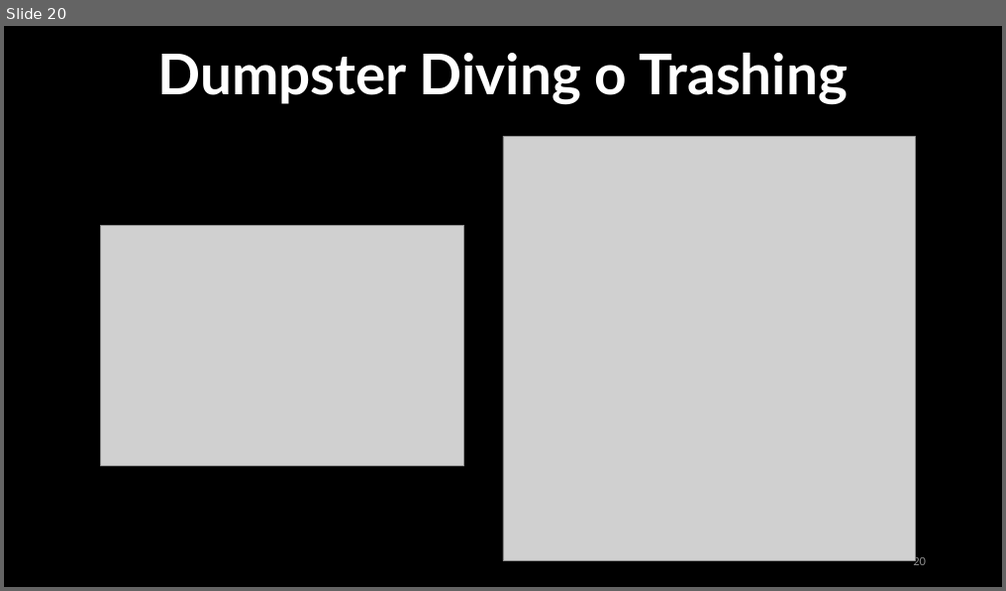
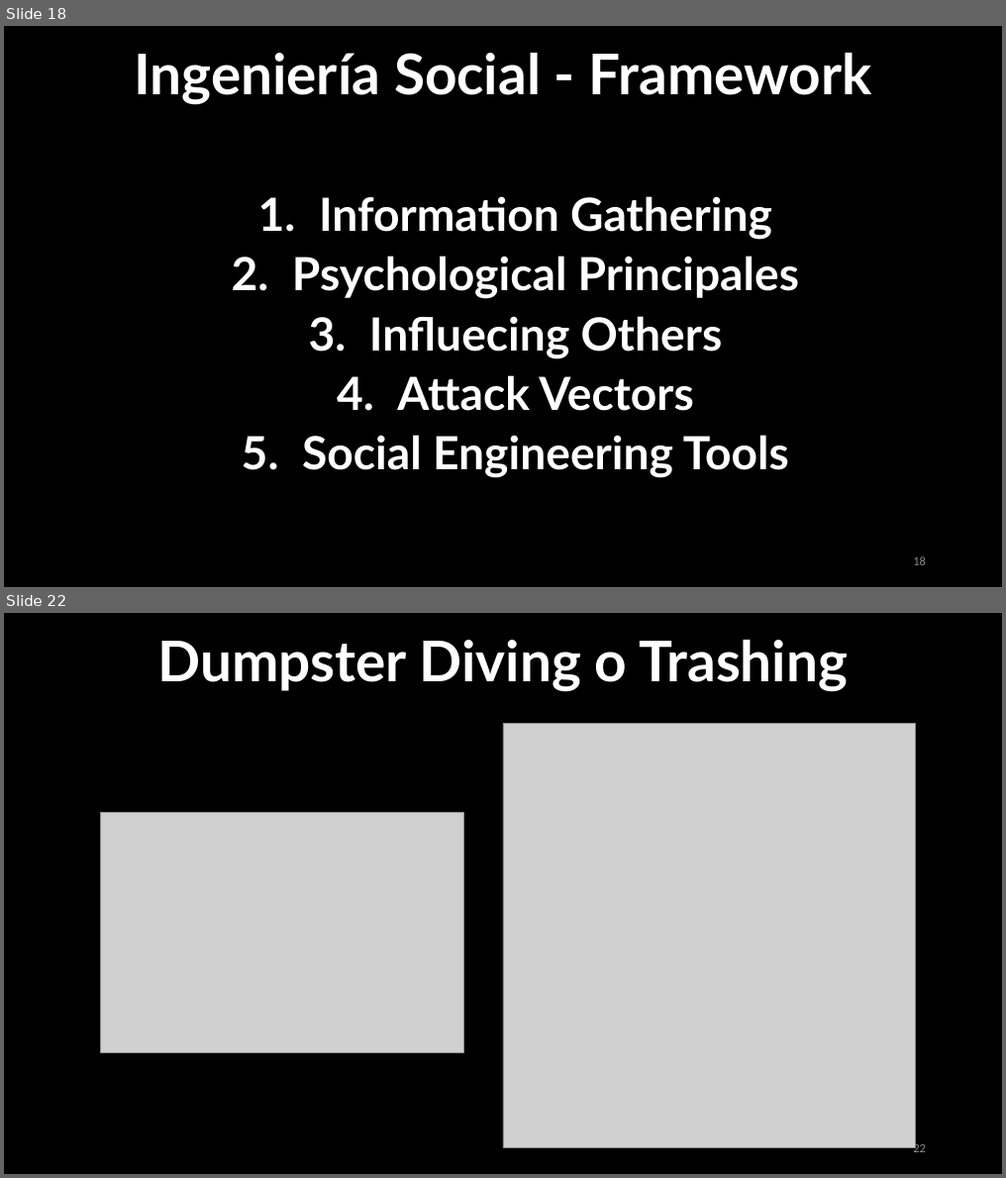
Before and after one commit to urcuqui/WhiteHat, a slide deck: My courses/Club Hack1ng/Social Engineering/2018-2/sesion1.pptx. Shown one above the other, each under a label of ours: slide 20 before the commit, slides 18 and 22 after it; the slides between them are not shown. The pictures are 1006x591 and 1006x1178 pixels, drawn with LibreOffice and Linux fonts; fonts in the diff are those of the drawing; grey boxes stand for pictures. Boxes give left, top, right and bottom in pixels: in the first picture for what was removed or moved away, otherwise in the second. Text is boxed around its words. In the diff, an @@ line names an element or a change of style, - is before the commit and + after.

```diff
--- a/My courses/Club Hack1ng/Social Engineering/2018-2/sesion1.pptx
+++ b/My courses/Club Hack1ng/Social Engineering/2018-2/sesion1.pptx
@@ slide 18 added at (4,26,1002,587), background #000000 @@
@@ text added at (134,53,872,104), 54 pt, text #FFFFFF, bold @@
+Ingeniería Social - Framework
@@ text added at (292,196,799,478), 44 pt, text #FFFFFF, bold @@
+1. Information Gathering
+2. Psychological Principales
+3. Influecing Others
+4. Attack Vectors
+5. Social Engineering Tools
@@ page number added at (913,557,926,566), 12 pt, text #8C8C8C @@
+18
@@ what was slide 20 is now slide 22 @@
@@ page number at (913,1143,926,1153): text changed @@
-20
+22
```
Also in this commit, not shown: 3 slides changed, 23 other slides added.
